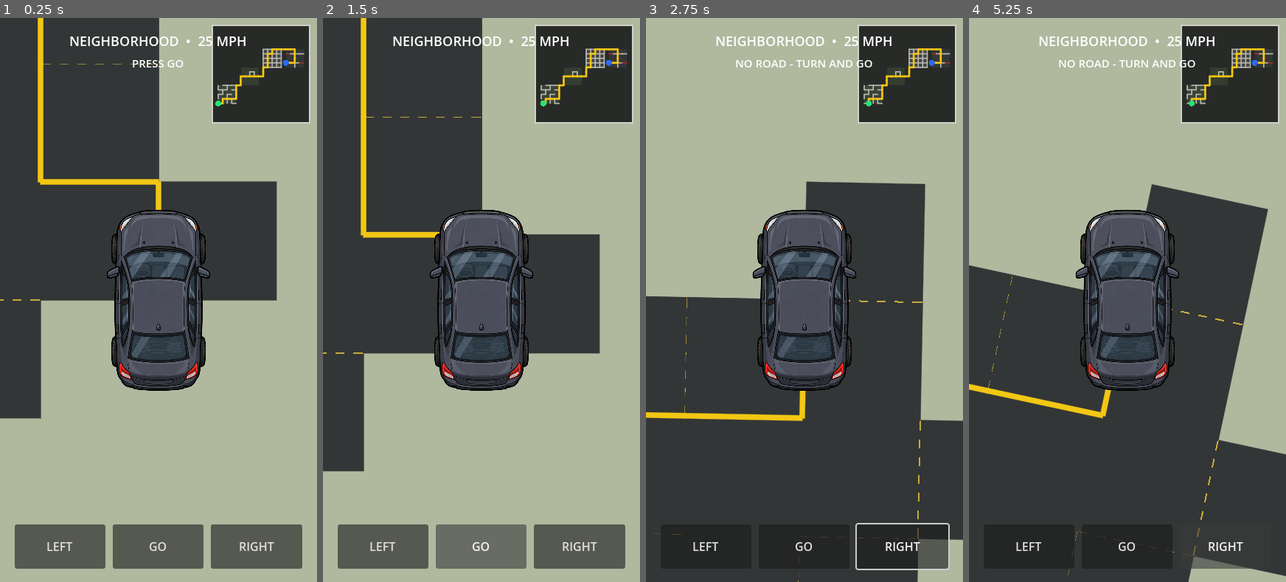
Above: before the commit, frames 1-4 (left to right).
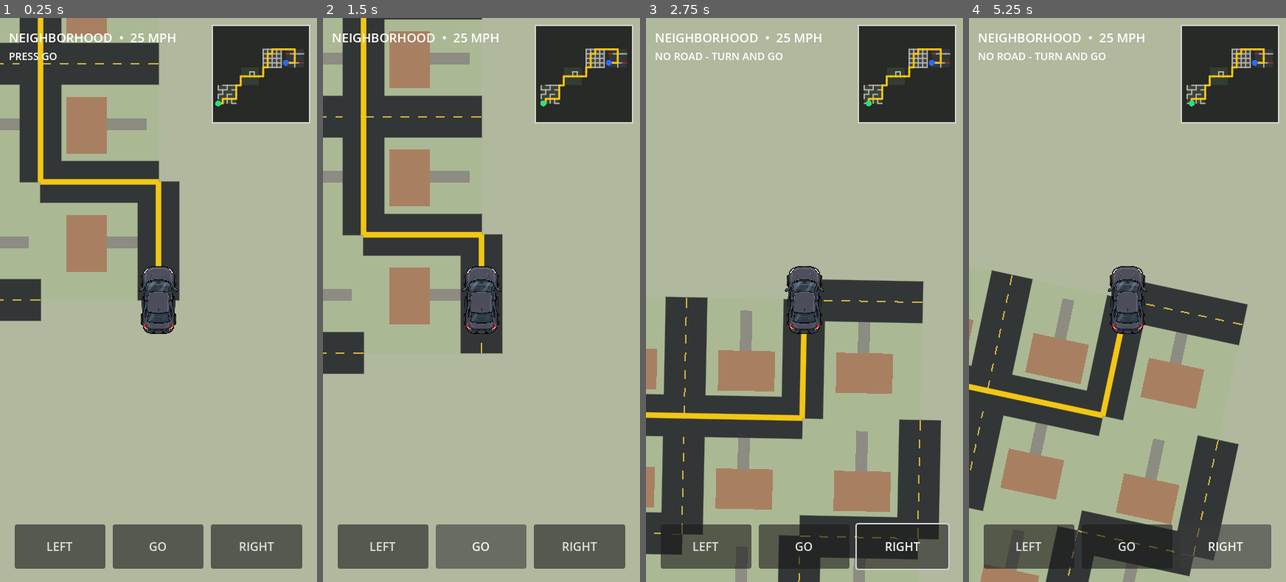
Above: after the commit, the same moments.

Repository: patrickcallahancomedy/comedian
Game: Godot game, scene res://scenes/drive/drive_module.tscn
Same seed, same stepped clock (60 frames per second), same inputs: the game is played once before the commit and once after it.
Inputs (mouse positions are in pixels of both pictures, inside the frame that each line leads up to):
- Up to frame 1 (0.25 s): no input
- Up to frame 2 (1.5 s): click "GO" at 0.5 s; click "GO" at 1.25 s
- Up to frame 3 (2.75 s): tap Enter (ui_accept) at 2, 2.27 s; move the mouse to (874, 271) at 2.02 s; hold Right from 2.03 s (still down); click (874, 271) at 2.17 s
- Up to frame 4 (5.25 s): release Right at 2.75 s; drag from (1064, 328) to (1111, 412) at 2.77 s; click "LEFT" at 3.5 s; move the mouse to (1159, 175) at 4.27 s; hold Right 4.28-5 s; click "RIGHT" at 5 s

The runs differ from the first frame. In frame 1, 30% of the frame differs, in the area x 0-88%, y 0-72%; in frame 2, 32%; in frame 3, 39%; in frame 4, 41%, in the area x 0-100%, y 2-100%.

Commit message:
Scale DRIVE view for readable intersections

Diff:
--- a/godot/scenes/drive/drive_module.tscn
+++ b/godot/scenes/drive/drive_module.tscn
@@ -13,13 +13,14 @@
 metadata/_edit_vertical_guides_ = [215.0]
 metadata/_edit_horizontal_guides_ = [382.0]
 
-[node name="WhiteBackground" type="ColorRect" parent="." unique_id=1313100671]
+[node name="GroundBackground" type="ColorRect" parent="." unique_id=1313100671]
 layout_mode = 1
 anchors_preset = 15
 anchor_right = 1.0
 anchor_bottom = 1.0
 grow_horizontal = 2
 grow_vertical = 2
+color = Color(0.69, 0.72, 0.62, 1)
 
 [node name="CityMap" type="Control" parent="." unique_id=1442815347]
 layout_mode = 1
@@ -29,34 +30,33 @@
 grow_horizontal = 2
 grow_vertical = 2
 script = ExtResource("1_boj34")
-road_width = 320.0
 
 [node name="MapLabel" type="Label" parent="."]
 layout_mode = 0
-offset_left = 20.0
-offset_top = 18.0
-offset_right = 410.0
-offset_bottom = 46.0
-theme_override_font_sizes/font_size = 18
-text = "1/4  NEIGHBORHOOD  •  25 MPH"
-horizontal_alignment = 1
+offset_left = 12.0
+offset_top = 14.0
+offset_right = 278.0
+offset_bottom = 40.0
+theme_override_font_sizes/font_size = 17
+text = "NEIGHBORHOOD  •  25 MPH"
+horizontal_alignment = 0
 
 [node name="StatusLabel" type="Label" parent="."]
 layout_mode = 0
-offset_left = 20.0
-offset_top = 50.0
-offset_right = 410.0
-offset_bottom = 76.0
-theme_override_font_sizes/font_size = 15
+offset_left = 12.0
+offset_top = 42.0
+offset_right = 278.0
+offset_bottom = 66.0
+theme_override_font_sizes/font_size = 14
 text = "PRESS GO"
-horizontal_alignment = 1
+horizontal_alignment = 0
 
 [node name="PlayerCar" type="TextureRect" parent="." unique_id=1726496357]
 layout_mode = 0
-offset_left = 85.0
-offset_top = 252.0
-offset_right = 345.0
-offset_bottom = 513.0
+offset_left = 166.0
+offset_top = 333.0
+offset_right = 264.0
+offset_bottom = 431.0
 mouse_filter = 2
 texture = ExtResource("1_car")
 expand_mode = 1
